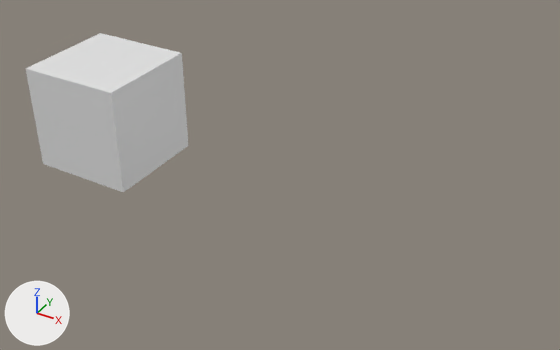
The Blender file car.blend: old version first, new version second.
Both versions are drawn from a camera (50 mm lens) standing at (9.48, -9.82, 6.72) and looking at (3.71, 0.01, -0.32). Arrows for +X, +Y and +Z are at lower left; the lights stay in place.

Before the edit, the objects in view are built like this:
```python
me_cube = bpy.data.meshes.new('Cube')
me_cube.from_pydata(...)  # a box spanning x -1.0..1.0, y -1.0..1.0, z -1.0..1.0
me_cube.materials.append(mat_material)  # white #e7e7e7
ob_cube = bpy.data.objects.new('Cube', me_cube)
ob_cube.location = (0.0, 0.0, 0.0)
```
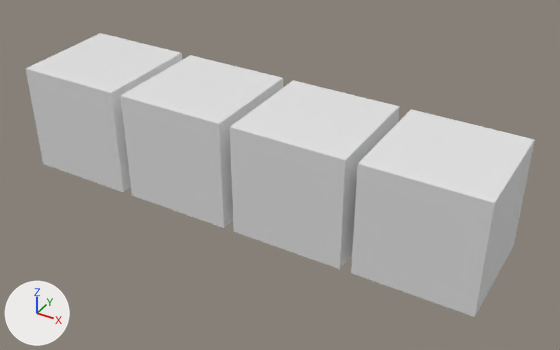
Patch to the scene script:
```diff
--- a/car.blend.py
+++ b/car.blend.py
@@ ob_cube @@
 ob_cube.location = (0.0, 0.0, 0.0)
+_m = ob_cube.modifiers.new('Array', 'ARRAY')
+_m.count = 4
+_m.constant_offset_displace = (0.0, 0.0, 0.0)
+_m.relative_offset_displace = (1.1, 0.0, 0.0)
```

What differs and where, as boxes (x1, y1, x2, y2) in the pictures (560 x 350 px):
'Cube', modifiers changed (213% wider, 78% taller)
    before: (26, 33, 188, 192)
    after: (26, 33, 535, 317)
